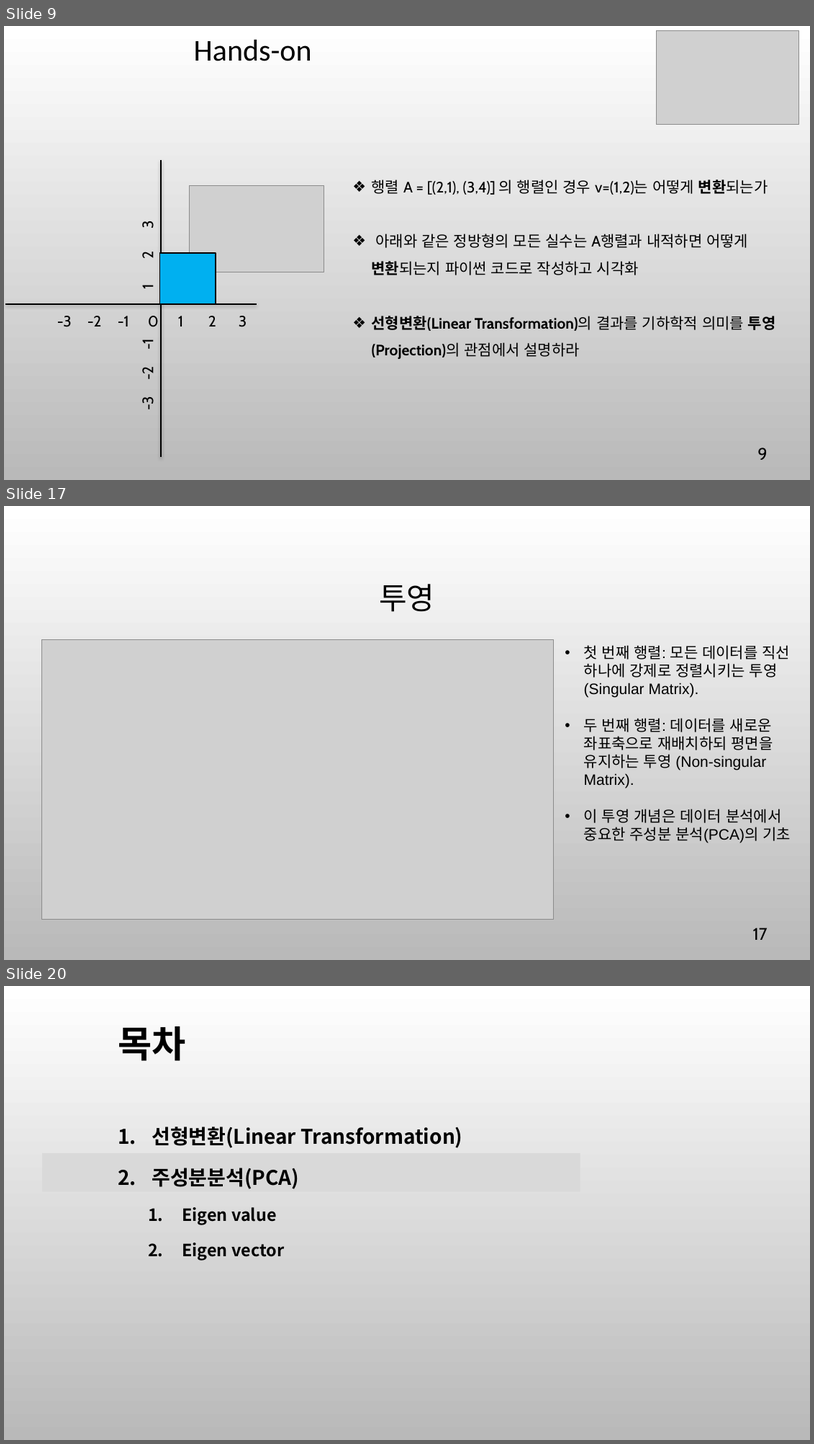
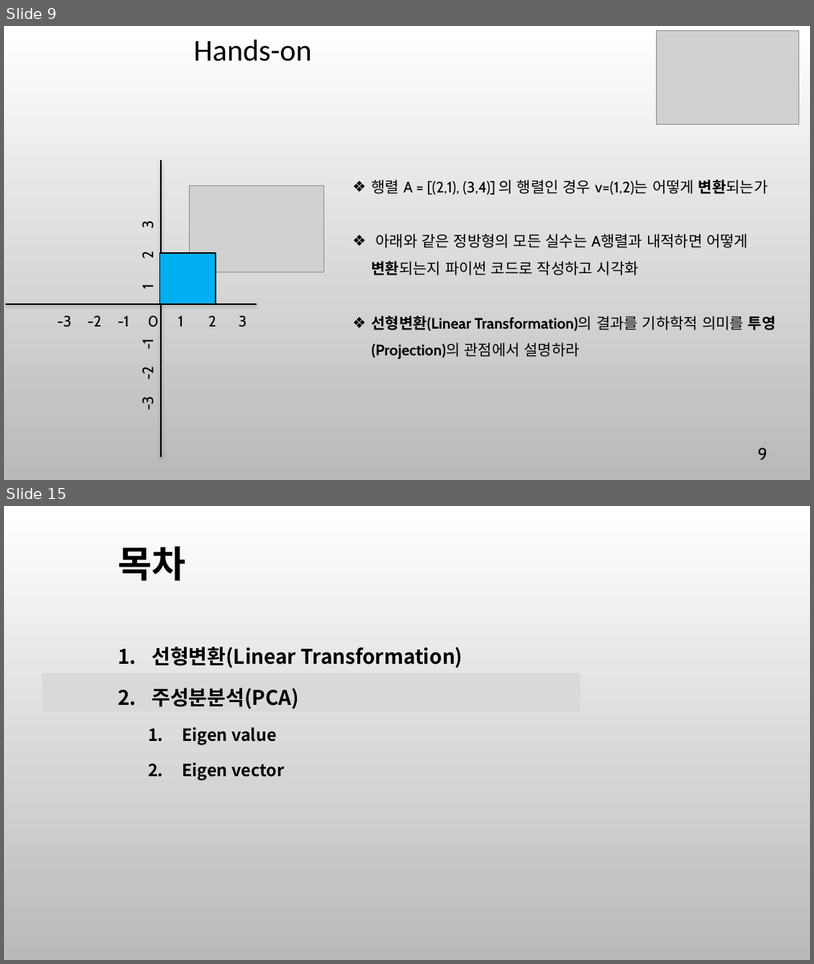
Before and after one commit to ancestor9/mathematics-for-machine-learning, a slide deck: w5_PCA_linear_transformation.pptx. Shown one above the other, each under a label of ours: slides 9, 17 and 20 before the commit, slides 9 and 15 after it; the slides between them are not shown. The pictures are 814x1444 and 814x964 pixels, drawn with LibreOffice and Linux fonts; fonts in the diff are those of the drawing; grey boxes stand for pictures; background and template pictures are left out. Boxes give left, top, right and bottom in pixels: in the first picture for what was removed or moved away, otherwise in the second. Text is boxed around its words. In the diff, an @@ line names an element or a change of style, - is before the commit and + after.

```diff
--- a/w5_PCA_linear_transformation.pptx
+++ b/w5_PCA_linear_transformation.pptx
@@ slide 17 removed at (4,506,810,960), background picture (left out) @@
@@ title removed at (379,584,435,612) @@
-투영
@@ picture removed at (41,639,553,919) @@
@@ text removed at (584,645,791,843) @@
-• 첫 번째 행렬: 모든 데이터를 직선 하나에 강제로 정렬시키는 투영 (Singular Matrix).
-• 두 번째 행렬: 데이터를 새로운 좌표축으로 재배치하되 평면을 유지하는 투영 (Non-singular Matrix).
-• 이 투영 개념은 데이터 분석에서 중요한 주성분 분석(PCA)의 기초
@@ page number removed at (754,927,768,939) @@
-17
@@ what was slide 20 is now slide 15 @@
```
Also in this commit, not shown: 13 slides changed, 1 slide added, 4 other slides removed.
